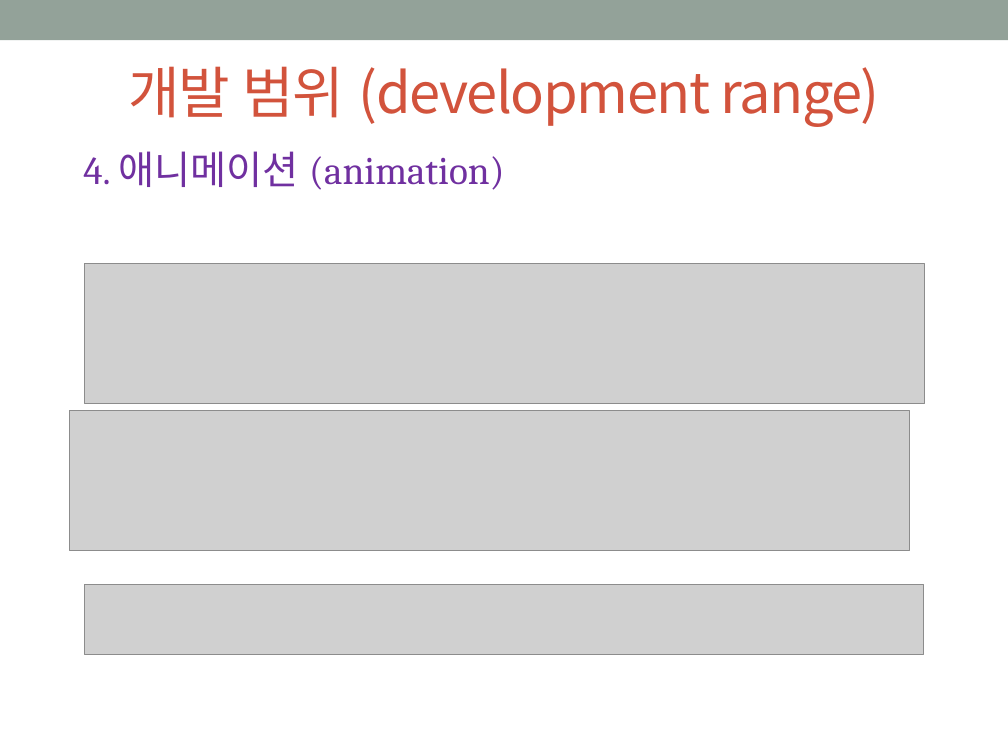
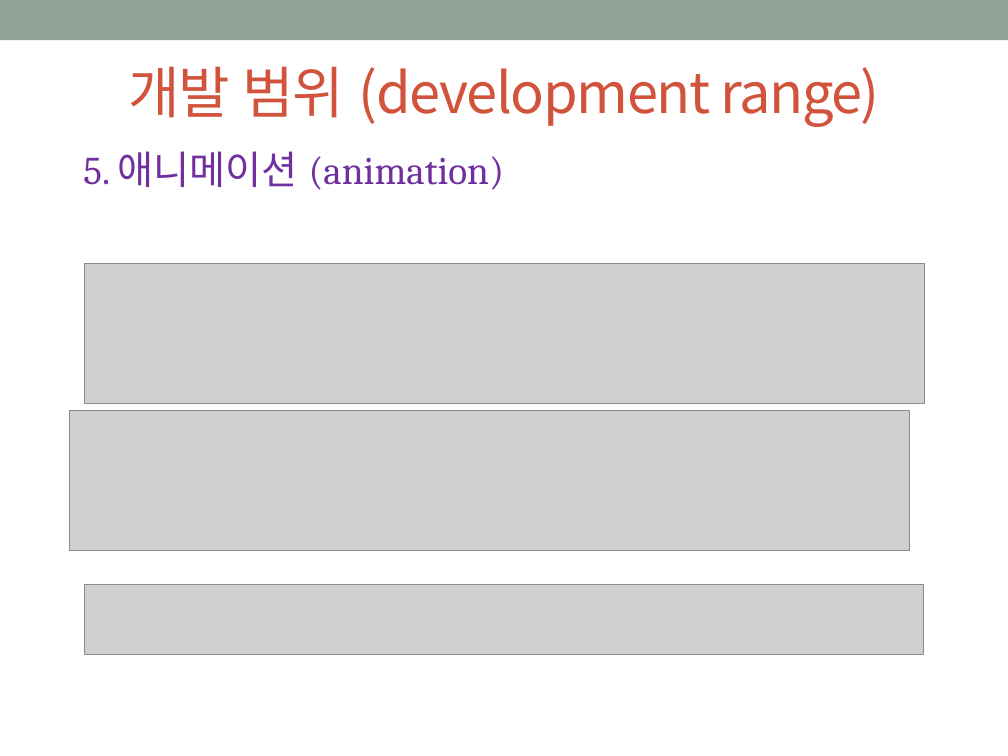
Before and after one commit to art4rtart/Drift, a slide deck: slide 8 of DRIFT2.pptx. Drawn at 1008x756 pixels with LibreOffice and Linux fonts; fonts in the diff are those of the drawing; grey boxes stand for pictures. Boxes give left, top, right and bottom in pixels: in the first picture for what was removed or moved away, otherwise in the second. Text is boxed around its words. In the diff, an @@ line names an element or a change of style, - is before the commit and + after.

```diff
--- a/DRIFT2.pptx
+++ b/DRIFT2.pptx
@@ text at bbox=[83, 151, 504, 190]: text changed @@
-4. 애니메이션 (animation)
+5. 애니메이션 (animation)
```
Also in this commit, not shown: 5 other slides changed.
